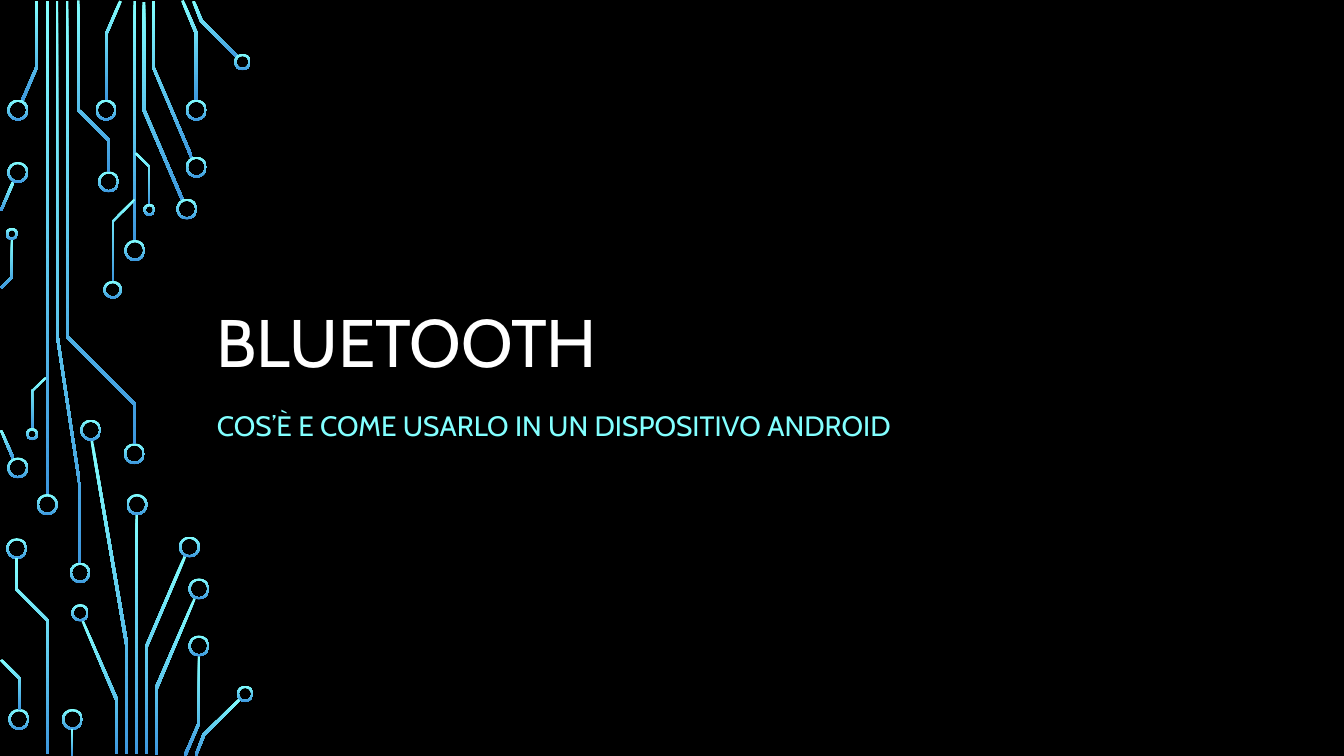
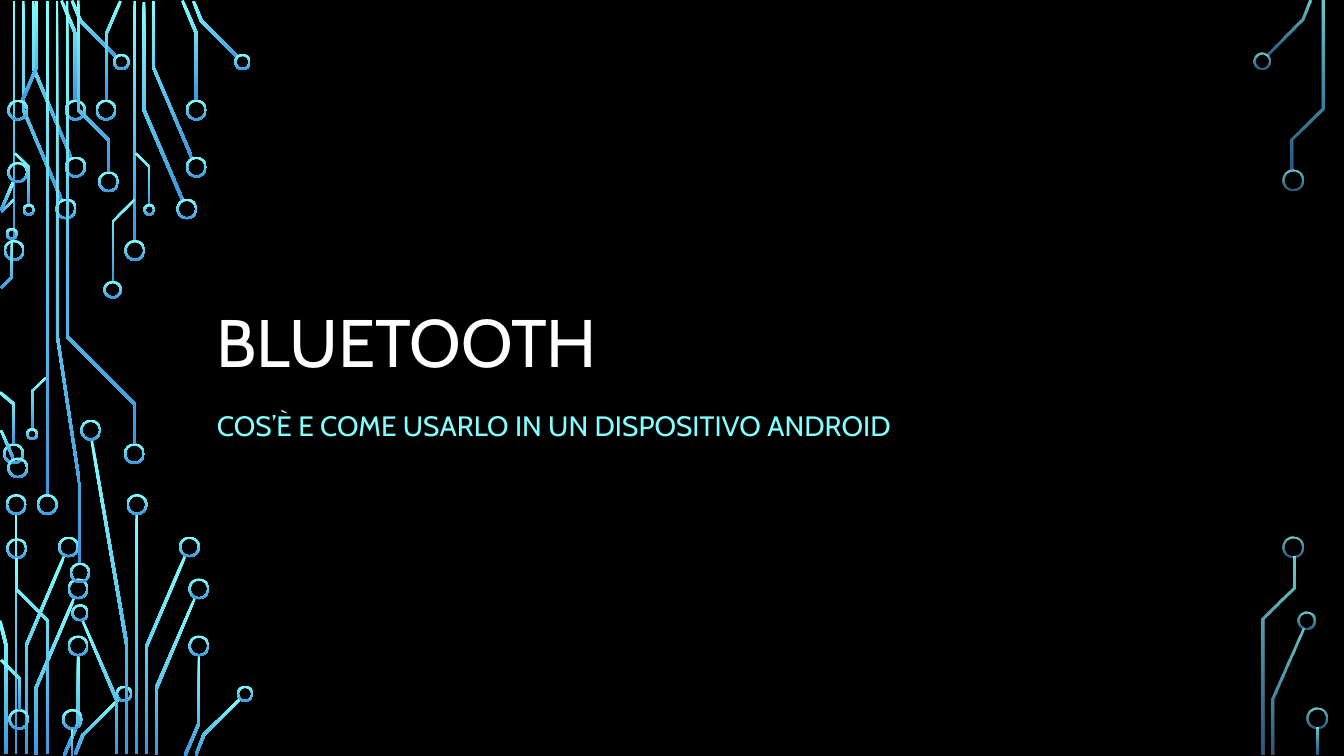
Before and after one commit to FNX-hub/ProgettoMP, a slide deck: slide 1 of Bluetooth.pptx. Drawn at 1344x756 pixels with LibreOffice and Linux fonts; fonts in the diff are those of the drawing; background and template pictures are left out. Boxes give left, top, right and bottom in pixels: in the first picture for what was removed or moved away, otherwise in the second. Text is boxed around its words. In the diff, an @@ line names an element or a change of style, - is before the commit and + after.

```diff
--- a/Bluetooth.pptx
+++ b/Bluetooth.pptx
@@ group added at box(0, 0, 1328, 756): 33 freeform shapes, 3 rectangles @@
```
Also in this commit, not shown: 1 other slide changed, 9 slides added.
